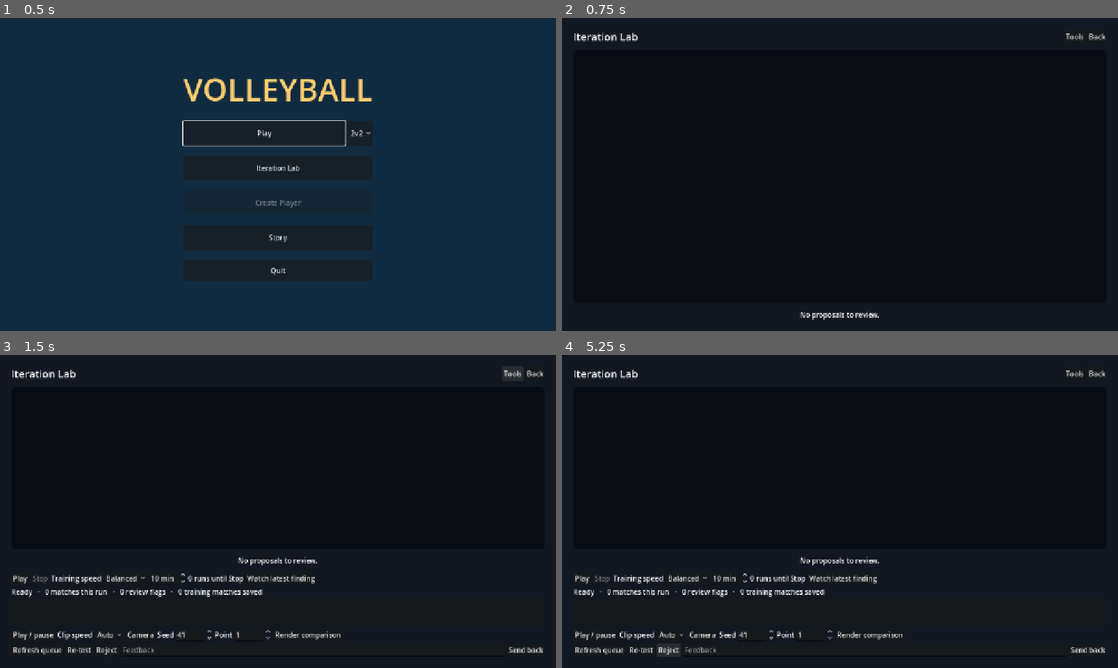
Above: before the commit, frames 1-4 (two rows, left to right).
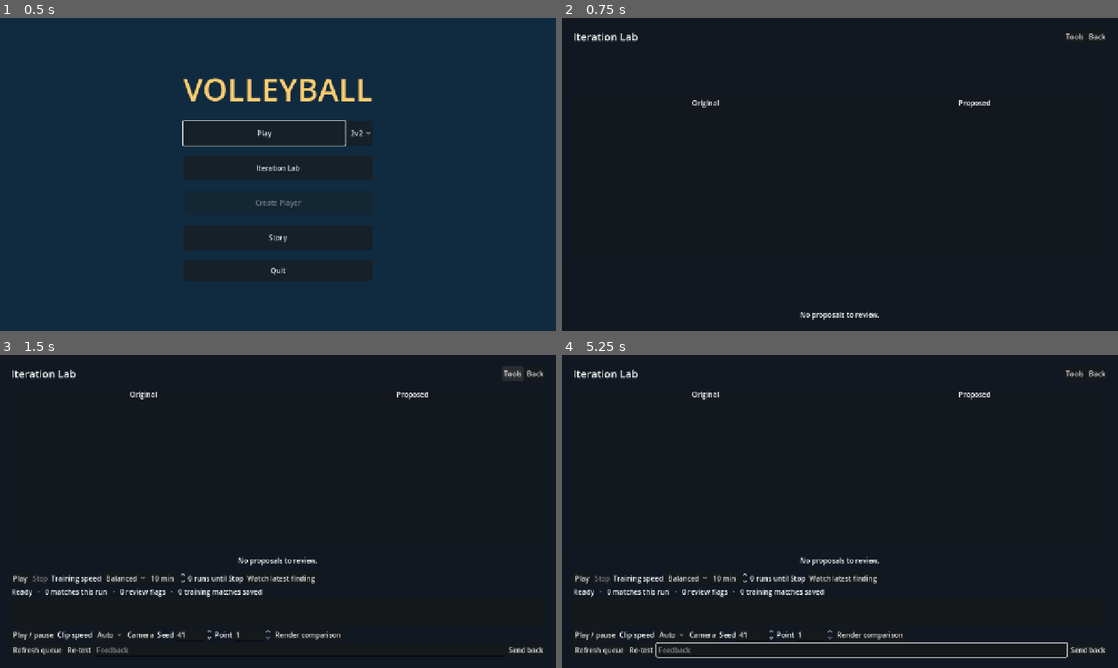
Above: after the commit, the same moments.

Repository: foreandr/volleyball
Game: Godot game, scene res://scenes/main.tscn
The game is run twice, just before and just after one commit, with the same random seed, the same clock (stepped at 60 frames per second) and the same inputs.
Inputs (mouse positions are in pixels of both pictures, inside the frame that each line leads up to):
- Up to frame 1 (0.5 s): no input
- Up to frame 2 (0.75 s): click "Iteration Lab" at 0.5 s
- Up to frame 3 (1.5 s): click "Tools" at 1.25 s
- Up to frame 4 (5.25 s): click "Camera" at 2 s; click "Render comparison" at 2.75 s; click "Refresh queue" at 3.5 s; click "Re-test" at 4.25 s; click (667, 649) at 5 s, where only the run before the commit has a clickable "Reject"

Frame 1 is identical in both runs. In frame 2, 0.1% of the frame differs, in the area x 23-77%, y 25-29%; in frame 3, 0.3%; in frame 4, 1.0%, in the area x 16-91%, y 11-97%.

Commit message:
Review proposals with synchronized clickable comparisons

Diff:
--- a/scripts/iteration_lab.gd
+++ b/scripts/iteration_lab.gd
@@ -9,13 +9,11 @@
 var proposal_list: ItemList
 var details: Label
 var manifests: Array[Dictionary] = []
-var preview: TextureRect
+var previews: Array[TextureRect] = []
+var choices: Array[Button] = []
 var tool_panel: VBoxContainer
 var proposal_title: Label
-var take_label: Label
 var review_controls: HBoxContainer
-var accept: Button
-var take := 1
 var frame_size := Vector2i(320,180)
 var skipped := {}
 var next_id := ""
@@ -57,39 +55,19 @@
 	header.add_child(button("Tools",func(): tool_panel.visible = not tool_panel.visible))
 	header.add_child(button("Back",func(): get_tree().change_scene_to_file("res://scenes/main.tscn")))
 
-	var stage := PanelContainer.new()
-	stage.size_flags_vertical = Control.SIZE_EXPAND_FILL
-	var border := StyleBoxFlat.new()
-	border.bg_color = Color("#090d13")
-	border.set_corner_radius_all(10)
-	border.set_content_margin_all(4)
-	stage.add_theme_stylebox_override("panel",border)
-	layout.add_child(stage)
-	preview = TextureRect.new()
-	preview.expand_mode = TextureRect.EXPAND_IGNORE_SIZE
-	preview.stretch_mode = TextureRect.STRETCH_KEEP_ASPECT_CENTERED
-	stage.add_child(preview)
+	var comparison := AspectRatioContainer.new()
+	comparison.ratio = 3.3
+	comparison.size_flags_vertical = Control.SIZE_EXPAND_FILL
+	layout.add_child(comparison)
+	var pair := HBoxContainer.new()
+	pair.add_theme_constant_override("separation",12)
+	comparison.add_child(pair)
+	pair.add_child(clip_choice("Original","Keep the original and move to the next proposal","Reject"))
+	pair.add_child(clip_choice("Proposed","Apply this change and move to the next proposal","Accept"))
 
 	review_controls = HBoxContainer.new()
 	review_controls.alignment = BoxContainer.ALIGNMENT_CENTER
-	review_controls.add_theme_constant_override("separation",10)
 	layout.add_child(review_controls)
-	var left := button("‹",set_take.bind(0))
-	left.tooltip_text = "Original (Left arrow)"
-	left.custom_minimum_size = Vector2(42,38)
-	review_controls.add_child(left)
-	take_label = label("Proposed",16)
-	take_label.custom_minimum_size.x = 78
-	take_label.horizontal_alignment = HORIZONTAL_ALIGNMENT_CENTER
-	review_controls.add_child(take_label)
-	var right := button("›",set_take.bind(1))
-	right.tooltip_text = "Proposed (Right arrow)"
-	right.custom_minimum_size = Vector2(42,38)
-	review_controls.add_child(right)
-	accept = button("Accept",decide.bind("Accept"))
-	accept.custom_minimum_size = Vector2(100,38)
-	accept.add_theme_color_override("font_color",Color("#a3e7c9"))
-	review_controls.add_child(accept)
 	var skip_button := button("Skip",skip)
 	skip_button.custom_minimum_size = Vector2(76,38)
 	review_controls.add_child(skip_button)
@@ -139,7 +117,6 @@
 	tool_panel.add_child(actions)
 	actions.add_child(button("Refresh queue",func(): skipped.clear(); refresh_proposals()))
 	actions.add_child(button("Re-test",decide.bind("Review")))
-	actions.add_child(button("Reject",decide.bind("Reject")))
 	note = LineEdit.new()
 	note.placeholder_text = "Feedback"
 	note.size_flags_horizontal = Control.SIZE_EXPAND_FILL
@@ -167,6 +144,38 @@
 	item.text = caption
 	item.pressed.connect(action)
 	return item
+
+func clip_choice(caption: String, hint: String, action: String) -> Button:
+	var choice := button("",decide.bind(action))
+	choice.tooltip_text = hint
+	choice.accessibility_name = caption
+	choice.size_flags_horizontal = Control.SIZE_EXPAND_FILL
+	choice.mouse_default_cursor_shape = Control.CURSOR_POINTING_HAND
+	var content := VBoxContainer.new()
+	content.mouse_filter = Control.MOUSE_FILTER_IGNORE
+	choice.add_child(content)
+	content.set_anchors_and_offsets_preset(Control.PRESET_FULL_RECT)
+	content.offset_left = 6
+	content.offset_top = 5
+	content.offset_right = -6
+	content.offset_bottom = -6
+	var heading := label(caption,16)
+	heading.horizontal_alignment = HORIZONTAL_ALIGNMENT_CENTER
+	heading.mouse_filter = Control.MOUSE_FILTER_IGNORE
+	content.add_child(heading)
+	var preview := TextureRect.new()
+	preview.mouse_filter = Control.MOUSE_FILTER_IGNORE
+	preview.size_flags_vertical = Control.SIZE_EXPAND_FILL
+	preview.expand_mode = TextureRect.EXPAND_IGNORE_SIZE
+	preview.stretch_mode = TextureRect.STRETCH_KEEP_ASPECT_CENTERED
+	content.add_child(preview)
+	previews.append(preview)
+	choices.append(choice)
+	return choice
+
+func clear_comparison() -> void:
+	for preview in previews: preview.texture = null
+	for choice in choices: choice.disabled = true
 
 func _process(delta: float) -> void:
 	clock += delta
@@ -257,7 +266,7 @@
 	proposal_list.clear()
 	manifests.clear()
 	frames.clear()
-	preview.texture = null
+	clear_comparison()
 	proposal_title.text = "Iteration Lab"
 	review_controls.hide()
 	details.text = "No proposals to review."
@@ -283,13 +292,10 @@
 	selected_id = str(entry.id)
 	frames.clear()
 	playback = false
-	preview.texture = null
+	clear_comparison()
 	proposal_title.text = str(entry.get("short_title",entry.get("title",selected_id)))
 	details.text = ""
 	review_controls.show()
-	accept.disabled = review_pid > 0
-	take = 1
-	take_label.text = "Proposed"
 	view_index = 0
 	var root := str(entry.directory).path_join("clips").path_join(str(entry.candidate).left(12))
 	if not DirAccess.dir_exists_absolute(root):
@@ -317,6 +323,7 @@
 				loop_focus = bool(settings.get("loop_focus",false))
 				frame_time = 0.0
 				playback = true
+				for choice in choices: choice.disabled = review_pid > 0
 				show_frame(maxi(0,slow_frames.x) if loop_focus and playback_speed == 0.0 else 0)
 				return
 			frames.clear()
@@ -324,23 +331,12 @@
 
 func show_frame(index: int) -> void:
 	current_frame = index
-	var atlas := AtlasTexture.new()
-	atlas.atlas = frames[take]
-	atlas.region = Rect2(index*frame_size.x,view_index*frame_size.y,frame_size.x,frame_size.y)
-	preview.texture = atlas
-
-func set_take(index: int) -> void:
-	take = index
-	take_label.text = "Original" if index == 0 else "Proposed"
-	if frames.size() == 2: show_frame(current_frame)
-
-func _input(event: InputEvent) -> void:
-	if not review_controls.visible or tool_panel.visible or not event is InputEventKey or not event.pressed: return
-	match event.keycode:
-		KEY_LEFT: set_take(0)
-		KEY_RIGHT: set_take(1)
-		_: return
-	get_viewport().set_input_as_handled()
+	var region := Rect2(index*frame_size.x,view_index*frame_size.y,frame_size.x,frame_size.y)
+	for side in previews.size():
+		var atlas := AtlasTexture.new()
+		atlas.atlas = frames[side]
+		atlas.region = region
+		previews[side].texture = atlas
 
 func toggle_camera() -> void:
 	view_index = 1-view_index
@@ -369,5 +365,5 @@
 	var feedback := Marshalls.utf8_to_base64(note.text)
 	review_pid = OS.create_process("pwsh.exe",["-NoProfile","-WindowStyle","Hidden","-File",wrapper,
 		script,action,str(entry.id),result_log,str(int(seed_input.value)),str(int(point_input.value)),feedback if not feedback.is_empty() else "-"])
-	accept.disabled = review_pid > 0
+	for choice in choices: choice.disabled = review_pid > 0
 	details.text = "Could not open the review tool." if review_pid < 0 else "Working…"
